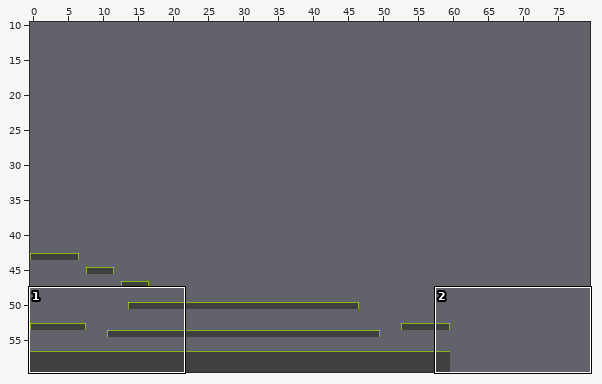
Tiled map, stored at XNAMigration/XNAMigrationContent/Test.tmx. Above: a wide view before the commit, with the close-up outlined.
Close-up. First the earlier version:
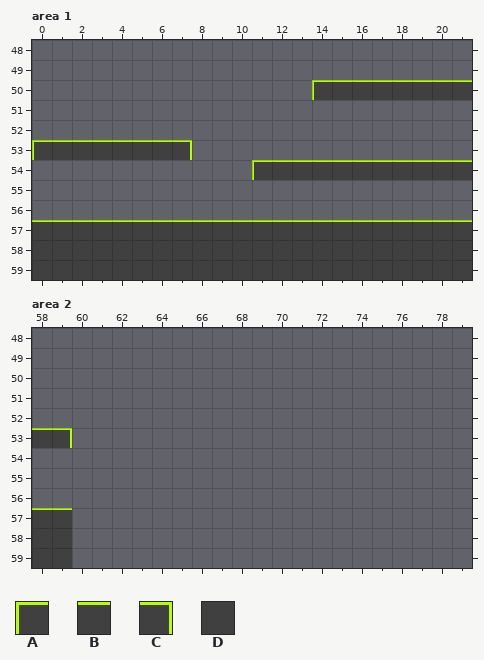
Cells are 32x32 px. Shown: area 1 x 0..21, y 48..59; area 2 x 58..79, y 48..59. The commit also changed other parts of the map, which this record leaves out. The old version is drawn lined up with the new one.
Key: from "Tile1": A 0; from "Tile2": B 0; from "Tile3": C 0; from "Tile4": D 0.
_ is an empty cell.
Layer "Tile Layer 1" before, area 1, first column x 0:
48 ______________________
49 ______________________
50 ______________ABBBBBBB
51 ______________________
52 ______________________
53 ABBBBBBC______________
54 ___________ABBBBBBBBBB
55 ______________________
56 ______________________
57 BBBBBBBBBBBBBBBBBBBBBB
58 DDDDDDDDDDDDDDDDDDDDDD
59 DDDDDDDDDDDDDDDDDDDDDD
Layer "Tile Layer 1" before, area 2, first column x 58:
48 ______________________
49 ______________________
50 ______________________
51 ______________________
52 ______________________
53 BC____________________
54 ______________________
55 ______________________
56 ______________________
57 BB____________________
58 DD____________________
59 DD____________________
Now the later version:
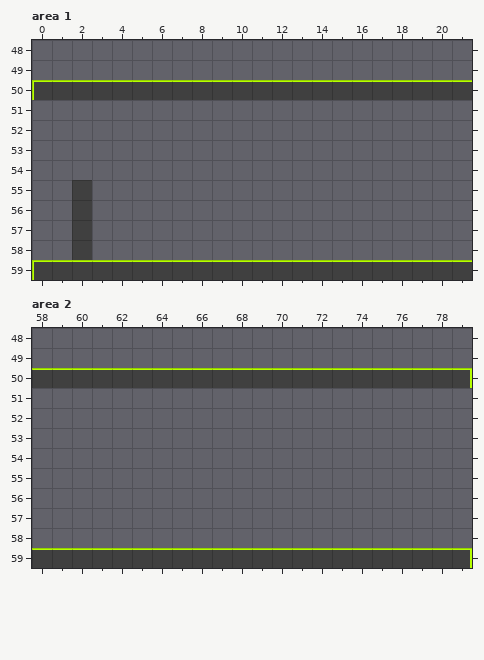
Edits made:
map size 60x20 -> 80x60 cells (old content now starts at 0,40; both pictures use the new coordinates)
Layer "Tile Layer 1", area 1:
y 50: x 0..14 ______________A -> ABBBBBBBBBBBBBB
y 53: x 0..7 ABBBBBBC -> ________
y 54: x 11..21 ABBBBBBBBBB -> ___________
y 55..56: x 2 _ -> D
y 57: x 0..21 BBBBBBBBBBBBBBBBBBBBBB -> __D___________________
y 58: x 0..1 DD -> __; x 3..21 DDDDDDDDDDDDDDDDDDD -> ___________________
y 59: x 0..21 DDDDDDDDDDDDDDDDDDDDDD -> ABBBBBBBBBBBBBBBBBBBBB
Layer "Tile Layer 1", area 2:
y 50: x 58..79 ______________________ -> BBBBBBBBBBBBBBBBBBBBBC
y 53: x 58..59 BC -> __
y 57: x 58..59 BB -> __
y 58: x 58..59 DD -> __
y 59: x 58..79 DD____________________ -> BBBBBBBBBBBBBBBBBBBBBC
Where, in picture pixels (left, top, right, bottom), the same in both close-ups:
changed: (32, 80, 314, 100)
removed: (32, 140, 192, 160)
removed: (252, 160, 472, 180)
changed: (32, 180, 472, 280)
added: (32, 368, 472, 388)
removed: (32, 428, 72, 448)
changed: (32, 508, 472, 568)
